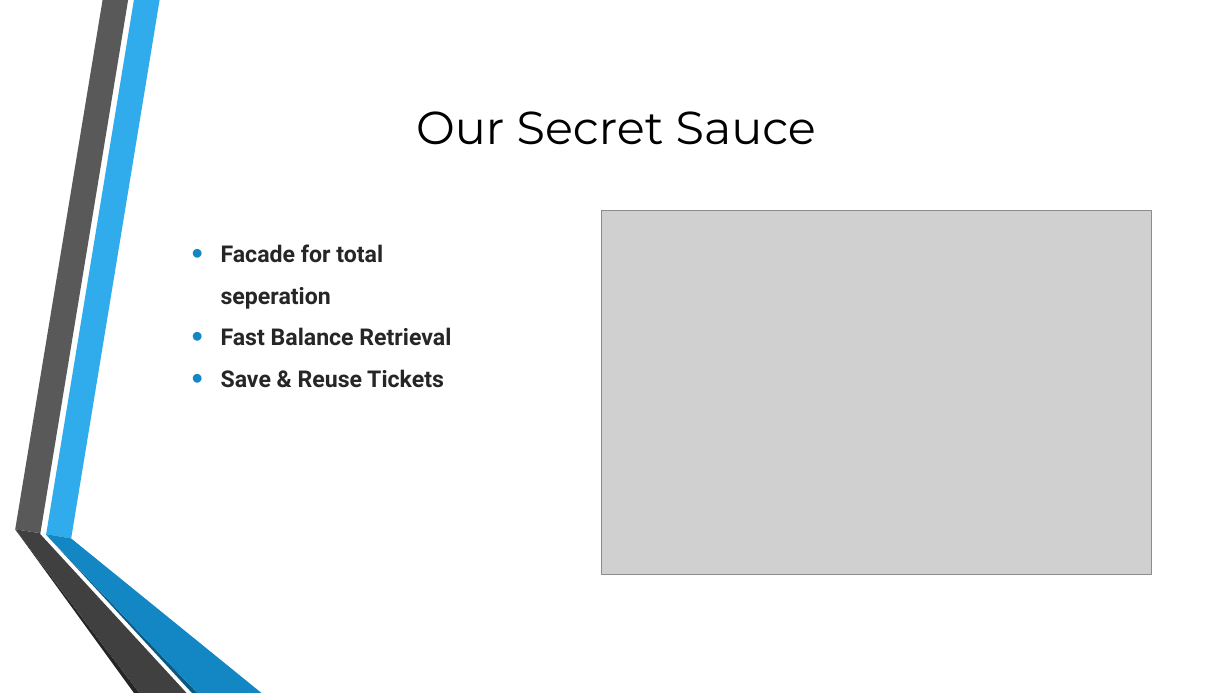
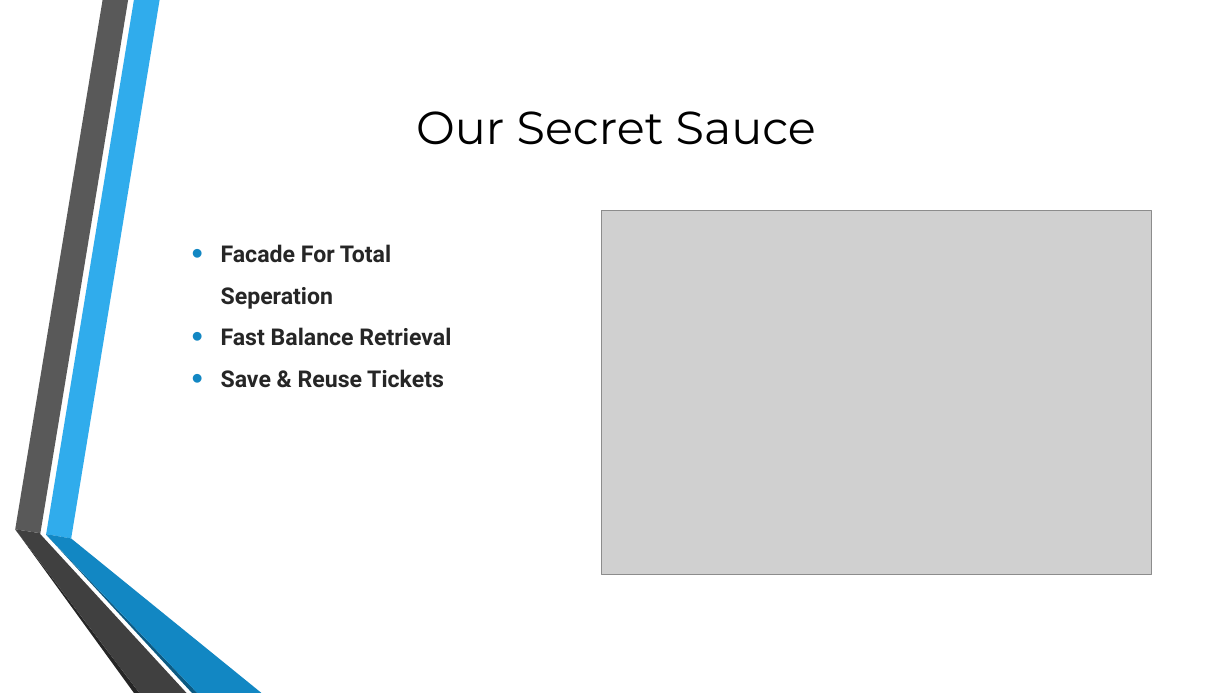
Before and after one commit to Stijn008/Money-Tracker, a slide deck: slide 8 of Money Tracker Presentation.pptx. Drawn at 1232x693 pixels with LibreOffice and Linux fonts; fonts in the diff are those of the drawing; grey boxes stand for pictures; background and template pictures are left out. Boxes give left, top, right and bottom in pixels: in the first picture for what was removed or moved away, otherwise in the second. Text is boxed around its words. In the diff, an @@ line names an element or a change of style, - is before the commit and + after.

```diff
--- a/Money Tracker Presentation.pptx
+++ b/Money Tracker Presentation.pptx
@@ text at [221, 244, 391, 309]: text changed @@
-• Facade for total seperation
+• Facade For Total Seperation
```
Also in this commit, not shown: 1 other slide changed.
